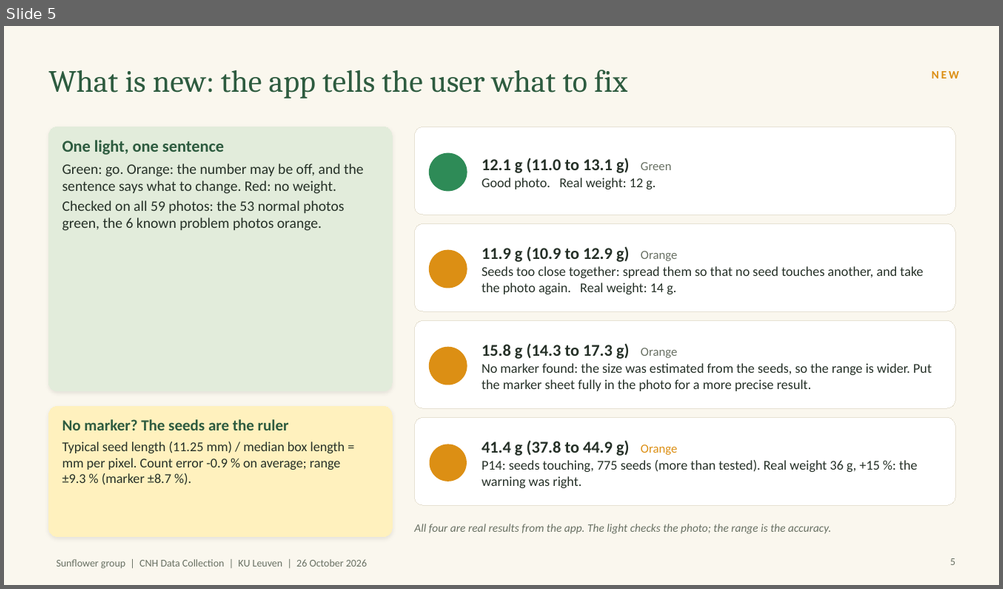
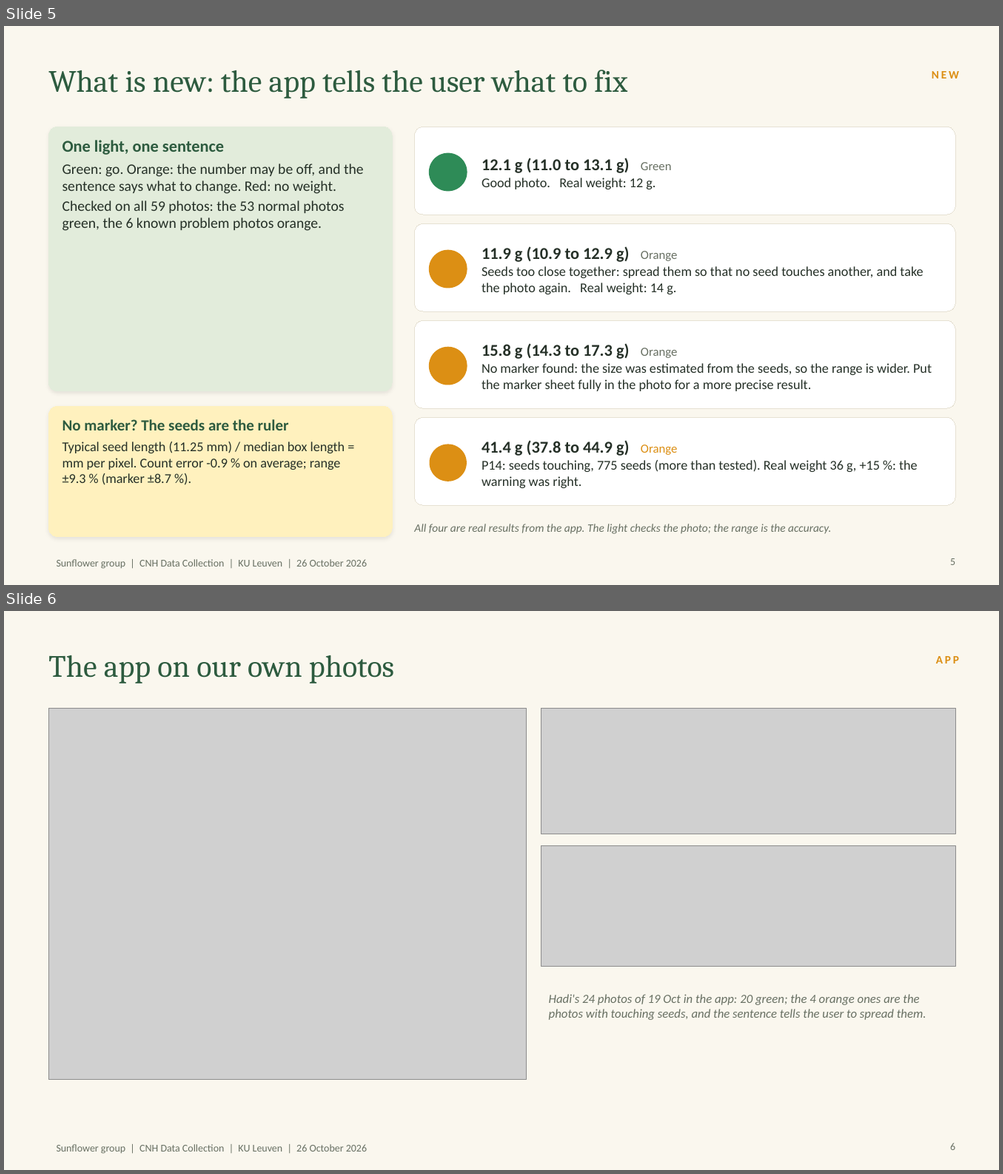
Before and after one commit to HadiNasooti/cnh-sunflower-weight, a slide deck: ppt_slide_topics/Sunflower_Weight_Estimation_v6_8min.pptx. Shown one above the other, each under a label of ours: slide 5 before the commit, slides 5 and 6 after it. The pictures are 1003x589 and 1003x1174 pixels, drawn with LibreOffice and Linux fonts; fonts in the diff are those of the drawing; grey boxes stand for pictures. Boxes give left, top, right and bottom in pixels: in the first picture for what was removed or moved away, otherwise in the second. Text is boxed around its words. In the diff, an @@ line names an element or a change of style, - is before the commit and + after.

Commit message:
Slides v6: full names and student numbers, app screenshot slide

```diff
--- a/ppt_slide_topics/Sunflower_Weight_Estimation_v6_8min.pptx
+++ b/ppt_slide_topics/Sunflower_Weight_Estimation_v6_8min.pptx
@@ slide 6 added at [4, 611, 999, 1170], background #FAF7EE; not listed: 1 template element that a slide beside it also shows @@
@@ text added at [48, 655, 394, 684], 30 pt, text #2D5B3F @@
+The app on our own photos
@@ text added at [936, 656, 959, 664], 11 pt, text #DC8F14, bold @@
+APP
@@ picture added at [48, 708, 526, 1080] @@
@@ picture added at [541, 708, 956, 834] @@
@@ picture added at [541, 846, 956, 967] @@
@@ text added at [549, 994, 926, 1020], 12 pt, text #687063, italic @@
+Hadi's 24 photos of 19 Oct in the app: 20 green; the 4 orange ones are the photos with touching seeds, and the sentence tells the user to spread them.
@@ page number added at [950, 1143, 955, 1150], 10 pt, text #687063 @@
+6
```
Also in this commit, not shown: 2 slides changed.
